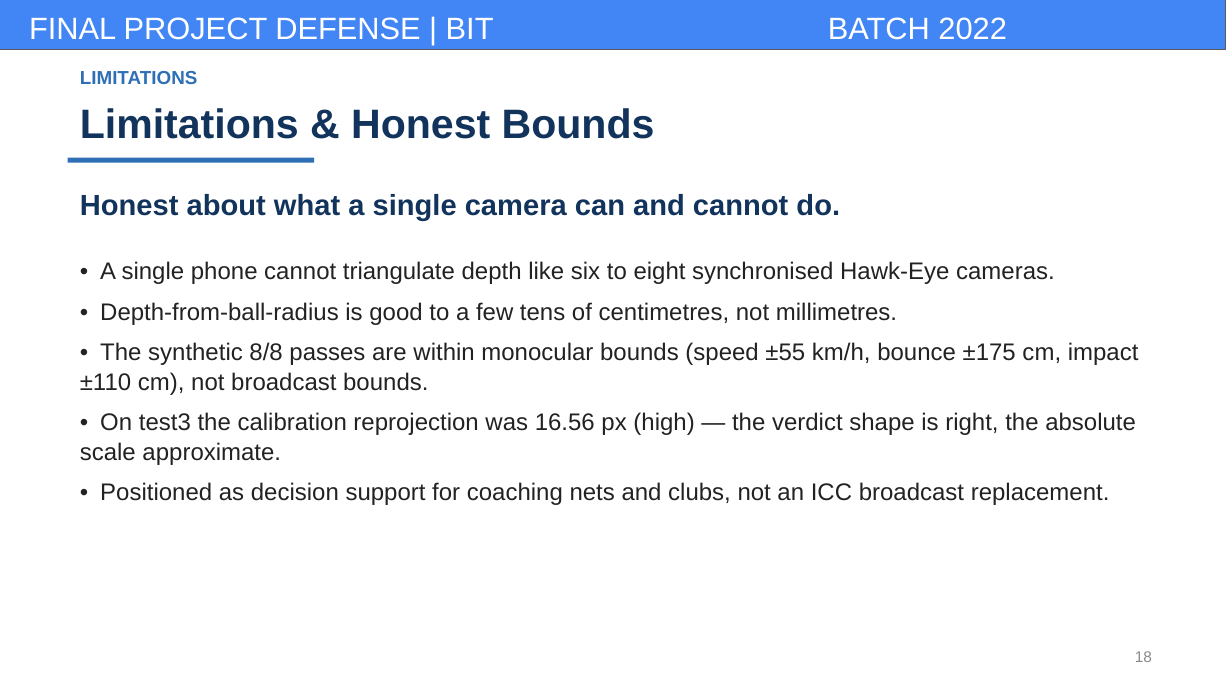
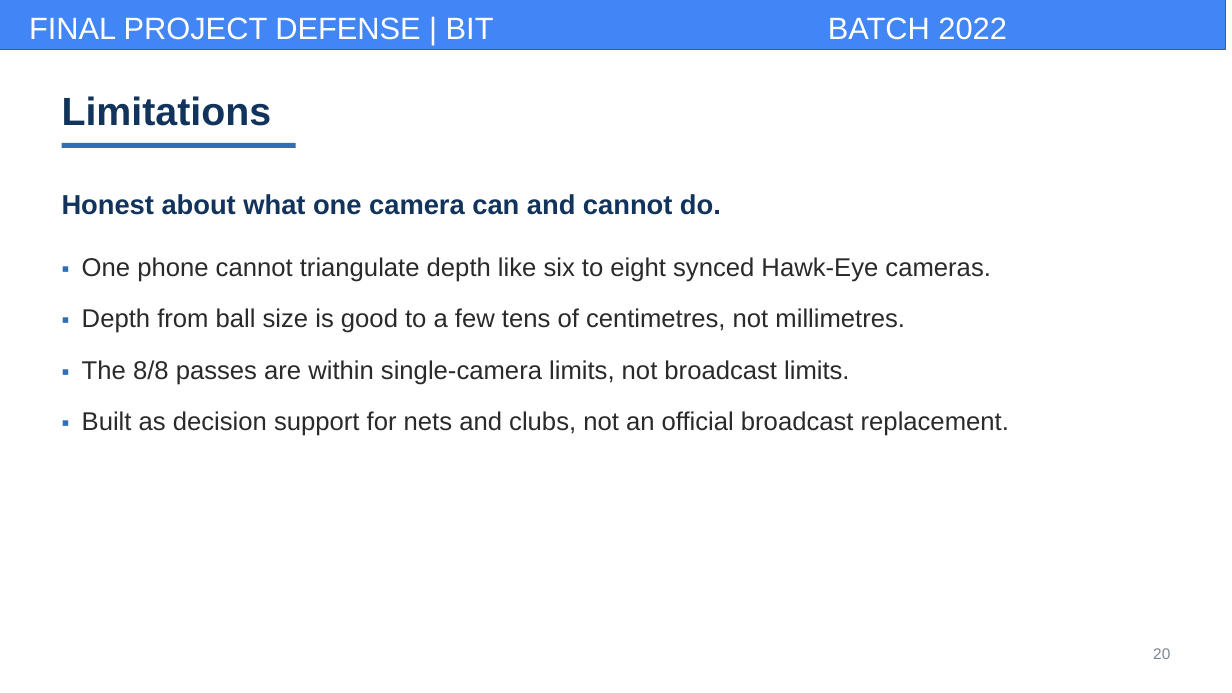
Before and after one commit to kafle1/pocket-drs, a slide deck: slide 20 of dump/report_docs/pocketdrs_presentation.pptx (slide 18 before the commit). Drawn at 1232x693 pixels with LibreOffice and Linux fonts; fonts in the diff are those of the drawing; background and template pictures are left out. Boxes give left, top, right and bottom in pixels: in the first picture for what was removed or moved away, otherwise in the second. Text is boxed around its words. In the diff, an @@ line names an element or a change of style, - is before the commit and + after.

```diff
--- a/dump/report_docs/pocketdrs_presentation.pptx
+++ b/dump/report_docs/pocketdrs_presentation.pptx
@@ text "Limitations" at <box>62,96,272,126</box>: vertical alignment top to middle @@
@@ text at <box>62,96,272,126</box>: text changed; size 11 to 23 pt; text colour #2E6FB5 to #12335B @@
-LIMITATIONS
+Limitations
@@ text removed at <box>80,108,655,139</box> @@
-Limitations & Honest Bounds
@@ rectangle: place and size @@
-rectangle at <box>68,158,314,163</box>
+rectangle at <box>62,143,296,148</box>
@@ text "Honest about what one camera ..." at <box>62,194,721,215</box>: vertical alignment top to middle @@
@@ text at <box>62,194,721,215</box>: text changed; size 17 to 16 pt @@
-Honest about what a single camera can and cannot do.
+Honest about what one camera can and cannot do.
@@ text at <box>82,257,1009,436</box>: text changed; size 14 to 15 pt; text colour #222222 to #2A2A2A @@
-• A single phone cannot triangulate depth like six to eight synchronised Hawk-Eye cameras.
-• Depth-from-ball-radius is good to a few tens of centimetres, not millimetres.
-• The synthetic 8/8 passes are within monocular bounds (speed ±55 km/h, bounce ±175 cm, impact ±110 cm), not broadcast bounds.
-• On test3 the calibration reprojection was 16.56 px (high) — the verdict shape is right, the absolute scale approximate.
-• Positioned as decision support for coaching nets and clubs, not an ICC broadcast replacement.
+▪ One phone cannot triangulate depth like six to eight synced Hawk-Eye cameras.
+▪ Depth from ball size is good to a few tens of centimetres, not millimetres.
+▪ The 8/8 passes are within single-camera limits, not broadcast limits.
+▪ Built as decision support for nets and clubs, not an official broadcast replacement.
@@ text removed at <box>1135,651,1152,662</box> @@
-18
@@ text added at <box>1153,648,1170,659</box>, 9 pt, text #7C8690 @@
+20
```
Also in this commit, not shown: 11 other slides changed, 10 slides added, 8 slides removed, 39 other files.
